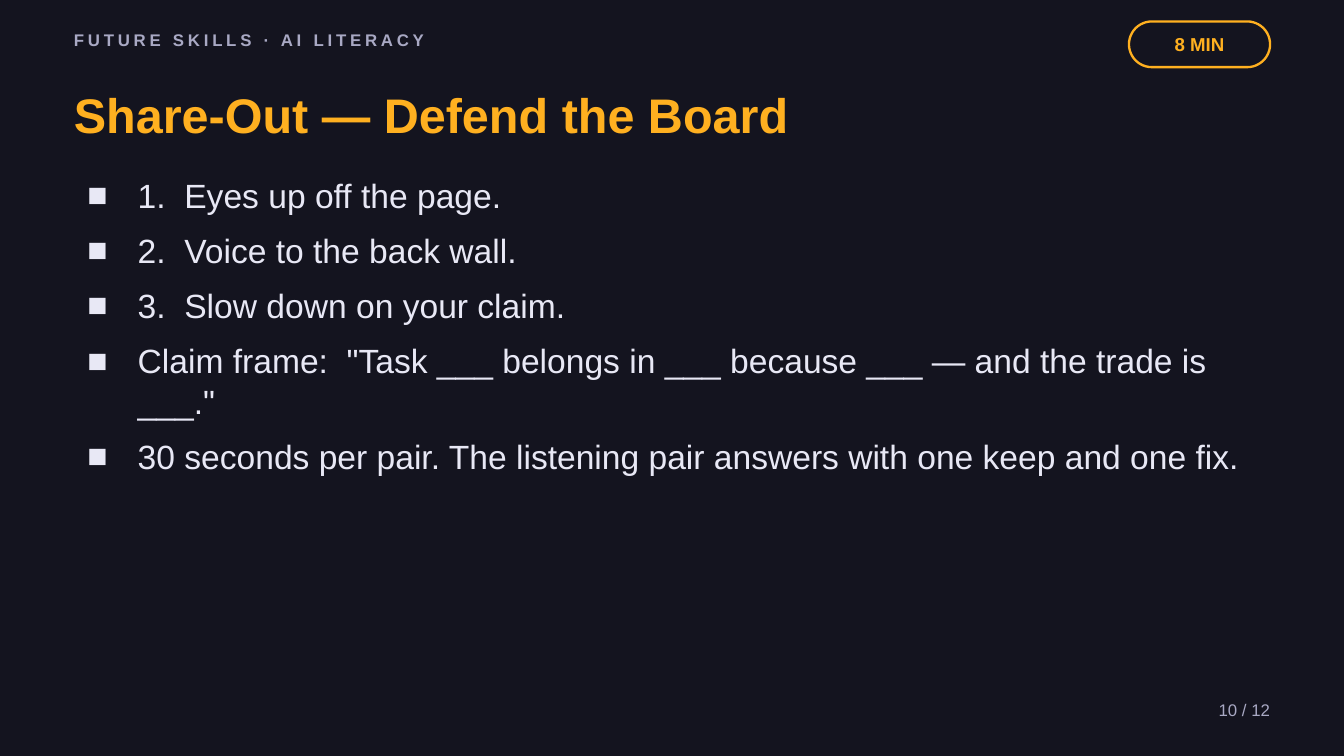
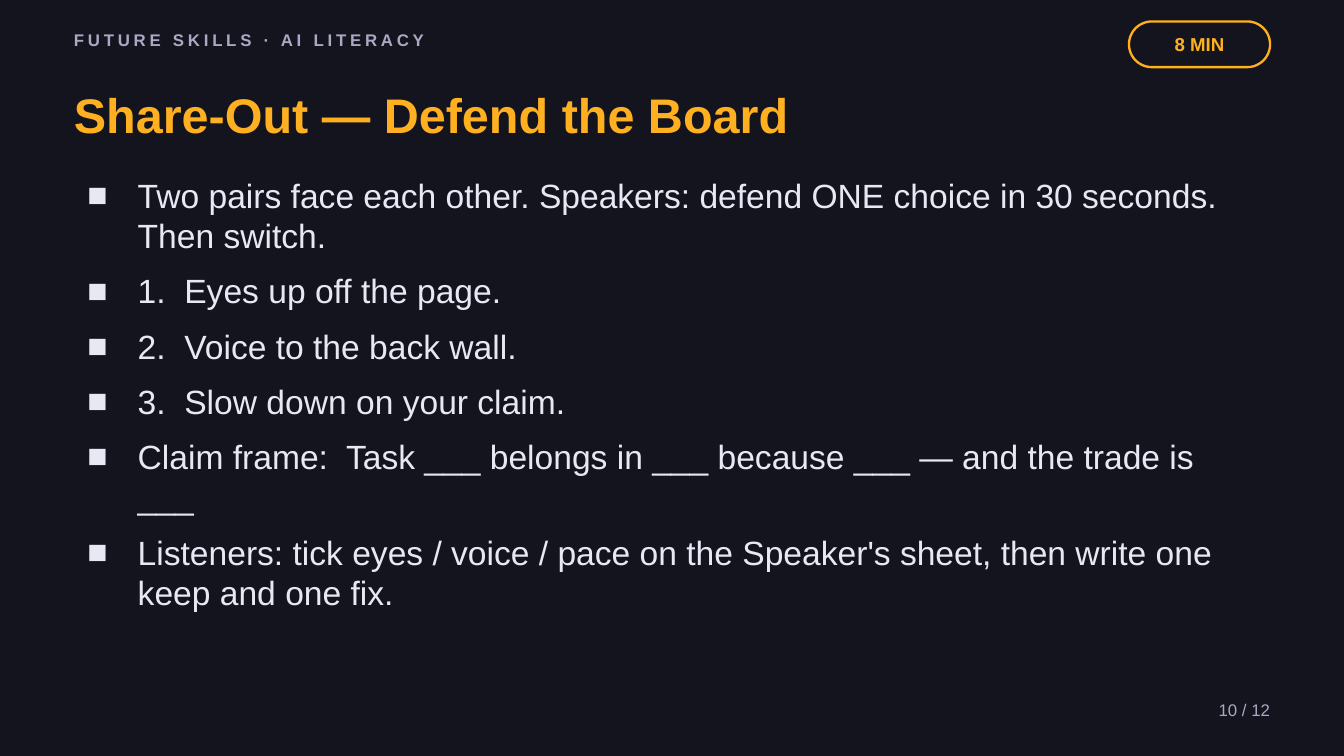
Before and after one commit to phiunit/tptphi, a slide deck: slide 10 of products/ai-boring-work/dist/Robots Do the Boring Work - Slides.pptx. Drawn at 1344x756 pixels with LibreOffice and Linux fonts; fonts in the diff are those of the drawing. Boxes give left, top, right and bottom in pixels: in the first picture for what was removed or moved away, otherwise in the second. Text is boxed around its words. In the diff, an @@ line names an element or a change of style, - is before the commit and + after.

```diff
--- a/products/ai-boring-work/dist/Robots Do the Boring Work - Slides.pptx
+++ b/products/ai-boring-work/dist/Robots Do the Boring Work - Slides.pptx
@@ text at <box>138,183,1216,249</box>: paragraph added @@
+■ Two pairs face each other. Speakers: defend ONE choice in 30 seconds. Then switch.
@@ text at <box>138,444,1212,611</box>: text changed @@
-■ Claim frame: "Task ___ belongs in ___ because ___ — and the trade is ___."
-■ 30 seconds per pair. The listening pair answers with one keep and one fix.
+■ Claim frame: Task ___ belongs in ___ because ___ — and the trade is ___
+■ Listeners: tick eyes / voice / pace on the Speaker's sheet, then write one keep and one fix.
```
Also in this commit, not shown: 11 other slides changed, 32 other files.
